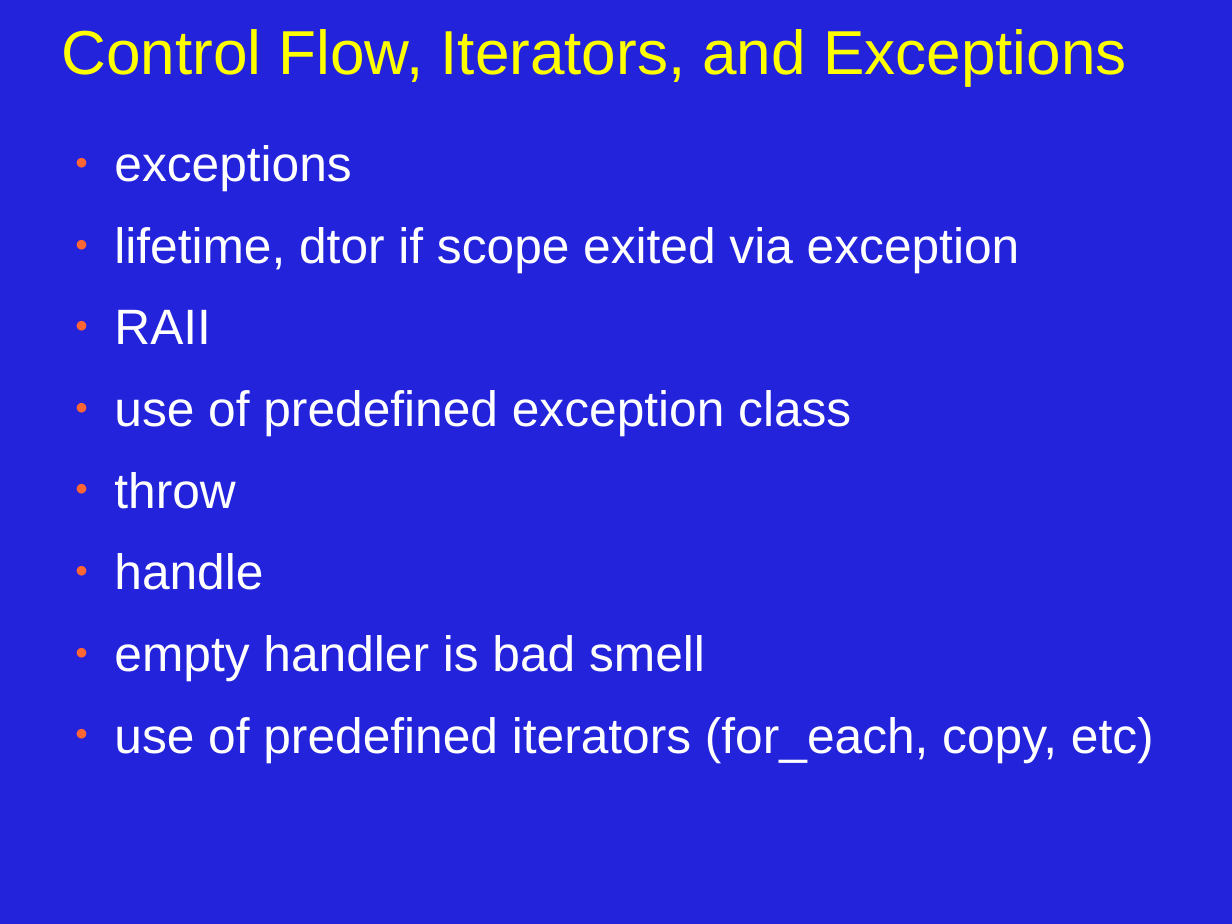
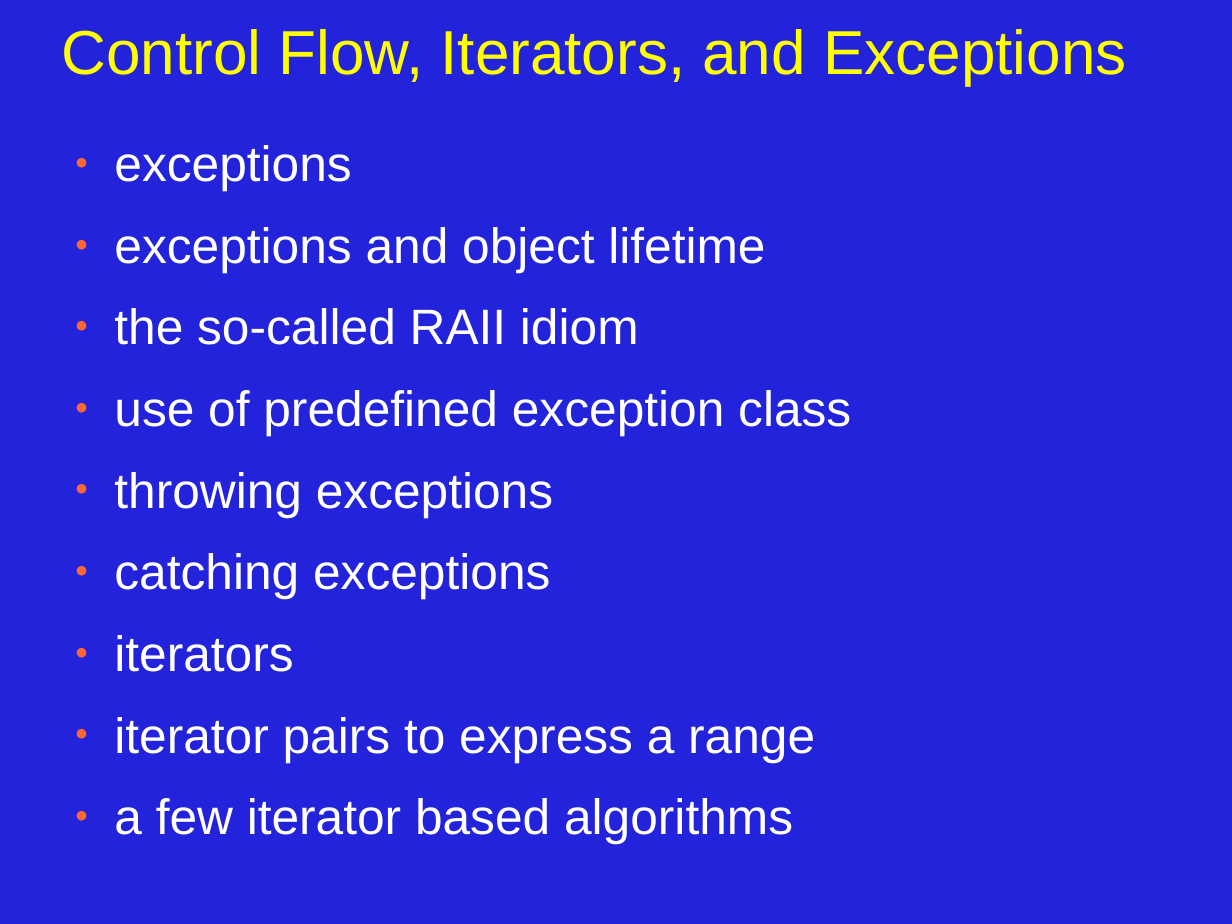
Before and after one commit to JonJagger/two-day-courses, a slide deck: slide 1 of cppf/05_Control_Flow_Iterators_and_Exceptions.odp. Drawn at 1232x924 pixels with LibreOffice and Linux fonts; fonts in the diff are those of the drawing. Boxes give left, top, right and bottom in pixels: in the first picture for what was removed or moved away, otherwise in the second. Text is boxed around its words. In the diff, an @@ line names an element or a change of style, - is before the commit and + after.

```diff
--- a/cppf/05_Control_Flow_Iterators_and_Exceptions.odp
+++ b/cppf/05_Control_Flow_Iterators_and_Exceptions.odp
@@ text at box(114, 227, 765, 345): text changed @@
-● lifetime, dtor if scope exited via exception
-● RAII
+● exceptions and object lifetime
+● the so-called RAII idiom
@@ text at box(114, 472, 815, 844): text changed @@
-● throw
-● handle
-● empty handler is bad smell
-● use of predefined iterators (for_each, copy, etc)
+● throwing exceptions
+● catching exceptions
+● iterators
+● iterator pairs to express a range
+● a few iterator based algorithms
```
Also in this commit, not shown: 10 other slides changed, 13 slides added, 9 slides removed, 3 other files.
